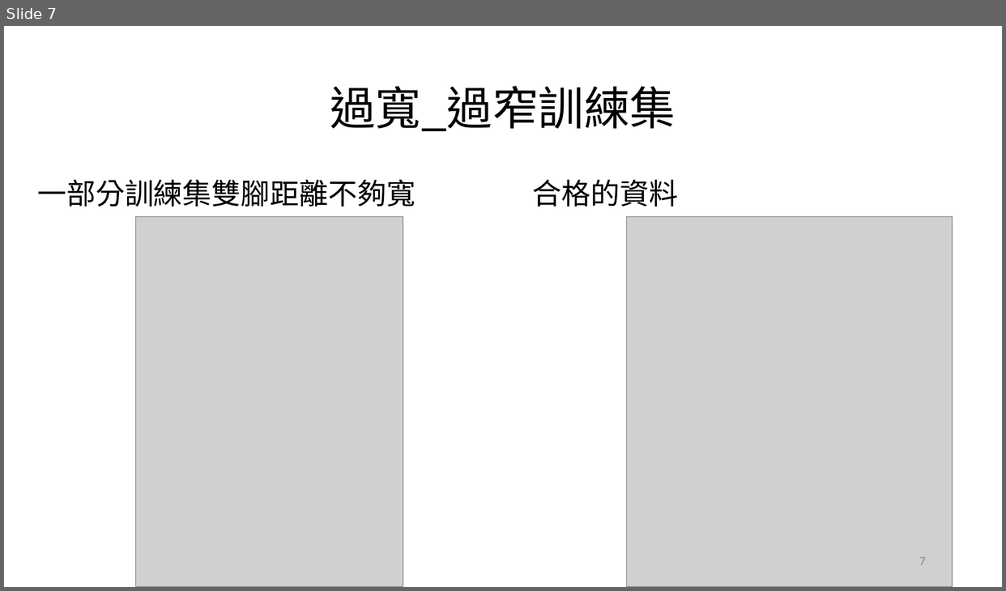
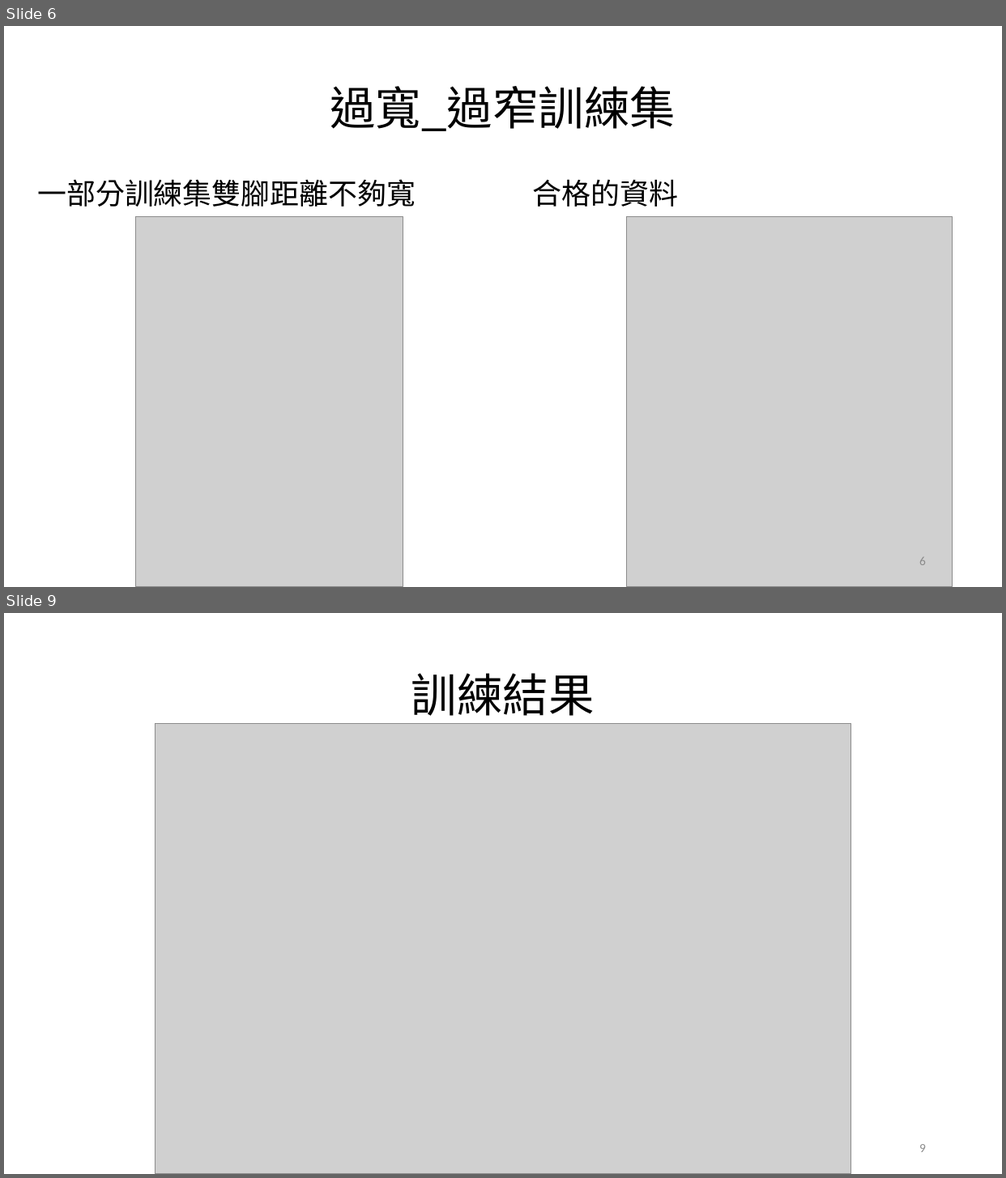
Before and after one commit to mizulun/seatpose-system, a slide deck: week7進度報告.pptx. Shown one above the other, each under a label of ours: slide 7 before the commit, slides 6 and 9 after it; the slides between them are not shown. The pictures are 1006x591 and 1006x1178 pixels, drawn with LibreOffice and Linux fonts; fonts in the diff are those of the drawing; grey boxes stand for pictures. Boxes give left, top, right and bottom in pixels: in the first picture for what was removed or moved away, otherwise in the second. Text is boxed around its words. In the diff, an @@ line names an element or a change of style, - is before the commit and + after.

```diff
--- a/week7進度報告.pptx
+++ b/week7進度報告.pptx
@@ slide 9 added at <box>4,613,1002,1174</box>, background #FFFFFF @@
@@ title added at <box>411,673,594,724</box>, 44 pt, text #000000 @@
+訓練結果
@@ picture added at <box>155,724,851,1174</box> @@
@@ page number added at <box>919,1144,926,1152</box>, 12 pt, text #8C8C8C @@
+9
@@ what was slide 7 is now slide 6 @@
@@ page number at <box>919,557,926,565</box>: text changed @@
-7
+6
```
Also in this commit, not shown: 4 slides changed, 5 other slides added, 1 slide removed.
